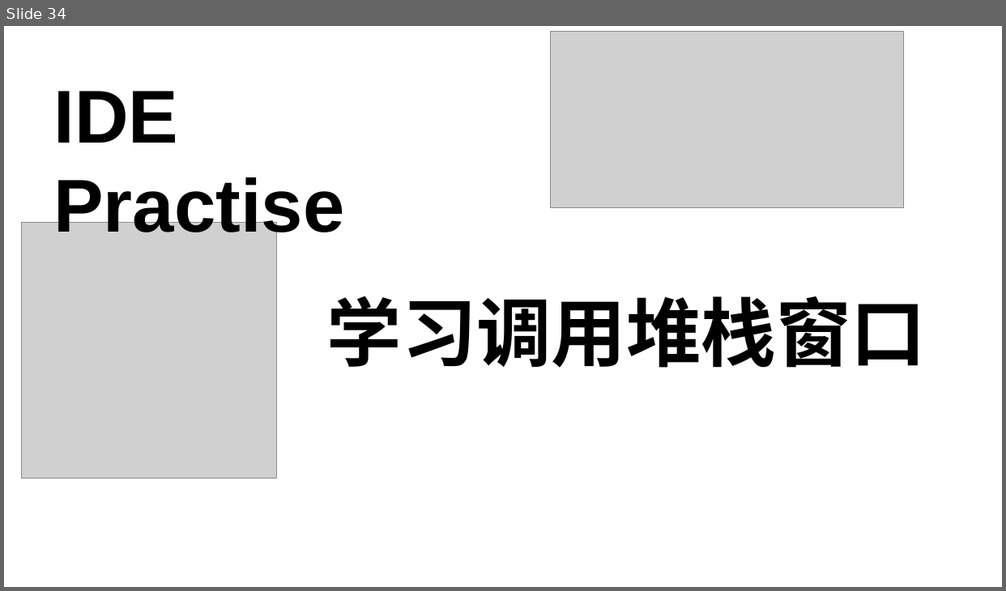
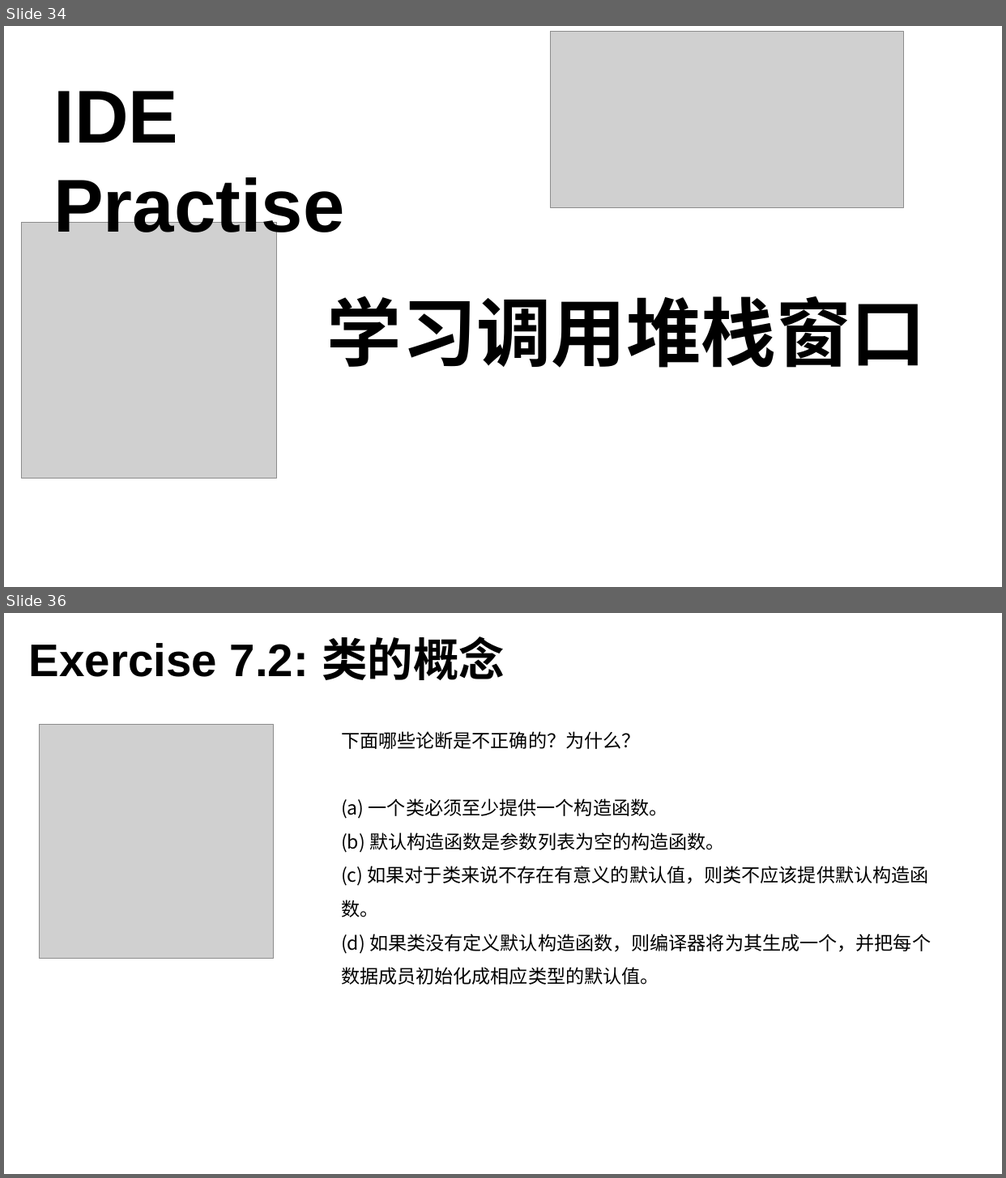
Before and after one commit to 3417725275/CPP_Study, a slide deck: C++课件.pptx. Shown one above the other, each under a label of ours: slide 34 before the commit, slides 34 and 36 after it; the slides between them are not shown. The pictures are 1006x591 and 1006x1178 pixels, drawn with LibreOffice and Linux fonts; fonts in the diff are those of the drawing; grey boxes stand for pictures. Boxes give left, top, right and bottom in pixels: in the first picture for what was removed or moved away, otherwise in the second. Text is boxed around its words. In the diff, an @@ line names an element or a change of style, - is before the commit and + after.

```diff
--- a/C++课件.pptx
+++ b/C++课件.pptx
@@ slide 36 added at <box>4,613,1002,1174</box>, background #FFFFFF @@
@@ text added at <box>29,636,505,680</box>, 44 pt, text #000000, bold @@
+Exercise 7.2: 类的概念
@@ picture added at <box>39,725,274,959</box> @@
@@ text added at <box>341,731,931,985</box>, 18 pt, text #000000 @@
+下面哪些论断是不正确的？为什么？
+(a) 一个类必须至少提供一个构造函数。
+(b) 默认构造函数是参数列表为空的构造函数。
+(c) 如果对于类来说不存在有意义的默认值，则类不应该提供默认构造函数。
+(d) 如果类没有定义默认构造函数，则编译器将为其生成一个，并把每个数据成员初始化成相应类型的默认值。
```
Also in this commit, not shown: 1 slide changed, 1 other slide added, 12 other files.
